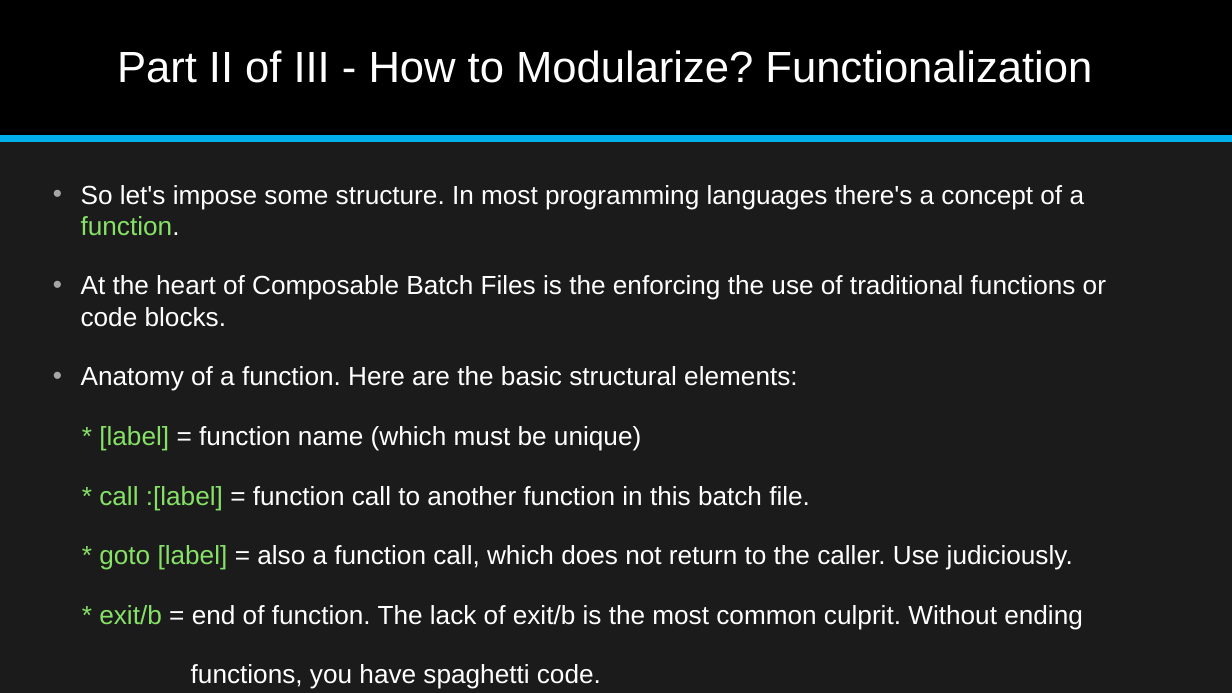
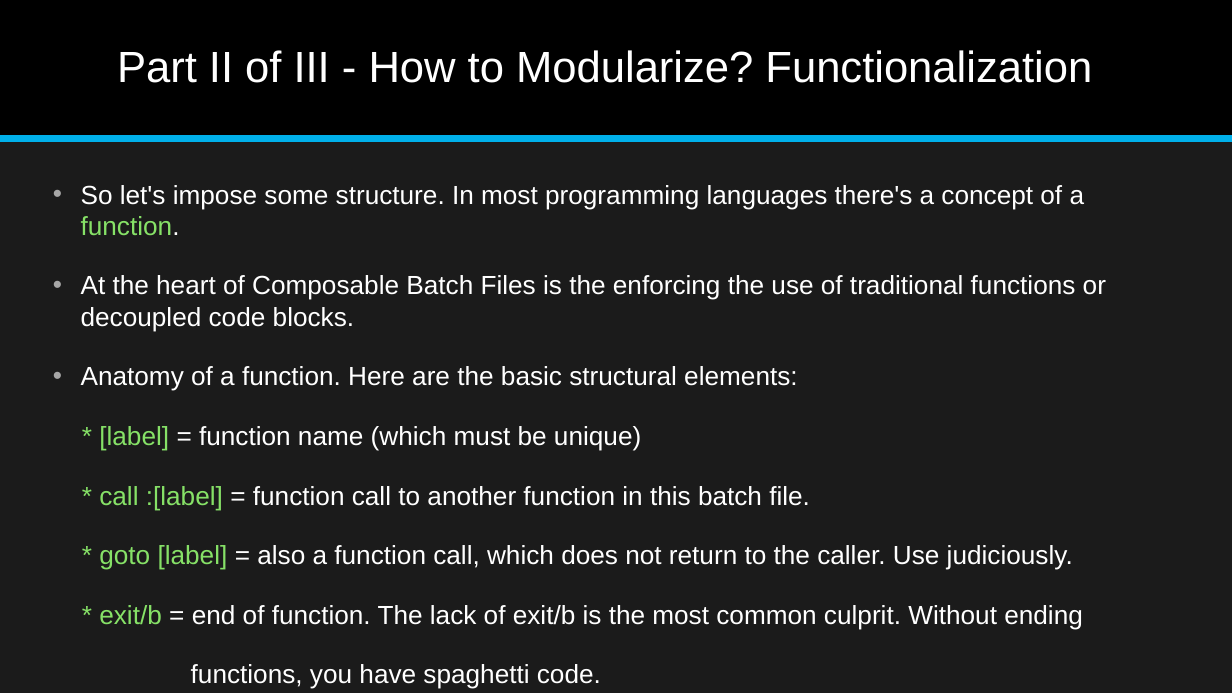
Before and after one commit to jonathan-r-jones/Composable-Batch-Files, a slide deck: slide 5 of Composable Batch File Helper.pptx. Drawn at 1232x693 pixels with LibreOffice and Linux fonts; fonts in the diff are those of the drawing. Boxes give left, top, right and bottom in pixels: in the first picture for what was removed or moved away, otherwise in the second. Text is boxed around its words. In the diff, an @@ line names an element or a change of style, - is before the commit and + after.

```diff
--- a/Composable Batch File Helper.pptx
+++ b/Composable Batch File Helper.pptx
@@ text at (81,275,1106,332): text changed @@
-• At the heart of Composable Batch Files is the enforcing the use of traditional functions or code blocks.
+• At the heart of Composable Batch Files is the enforcing the use of traditional functions or decoupled code blocks.
```
Also in this commit, not shown: 4 other slides changed, 1 slide added, 1 slide removed, 1 other file.
